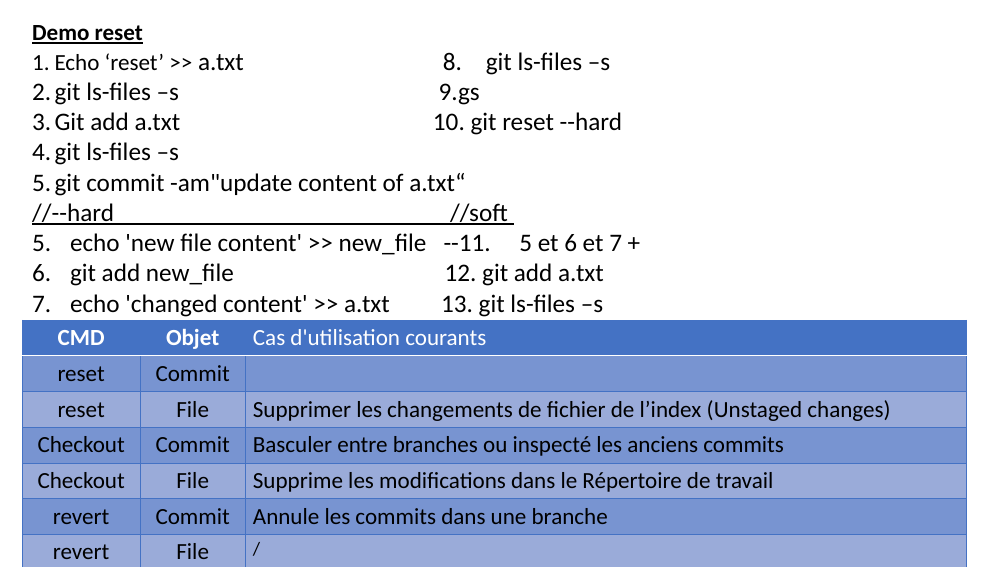
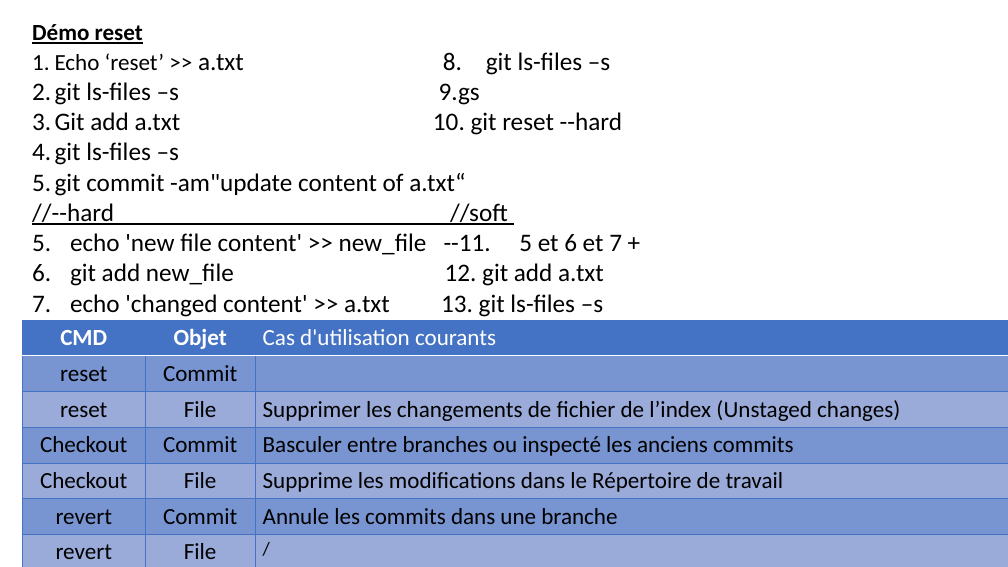
Before and after one commit to belakebiboussad/form, a slide deck: slide 31 of Formation Git.pptx (slide 37 before the commit). Drawn at 1008x567 pixels with LibreOffice and Linux fonts; fonts in the diff are those of the drawing. Boxes give left, top, right and bottom in pixels: in the first picture for what was removed or moved away, otherwise in the second. Text is boxed around its words. In the diff, an @@ line names an element or a change of style, - is before the commit and + after.

```diff
--- a/Formation Git.pptx
+++ b/Formation Git.pptx
@@ text at (32, 24, 143, 44): text changed @@
-Demo reset
+Démo reset
@@ table: place and size @@
-table at (23, 320, 967, 567)
+table at (23, 320, 1008, 567)
```
Also in this commit, not shown: 17 other slides changed, 6 slides added, 6 slides removed, 3 other files.
